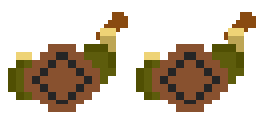
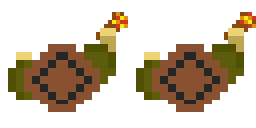
Revision of a layered 256x128 image; what changed, layer by layer:
added layer "Layer 1 copy" (1st of 2) above "Layer 2" over [240, 12, 256, 28]
added layer "Layer 2" above "Layer 1 copy" over [112, 12, 128, 28]
hid "Layer 1 copy" (2nd of 2) over [240, 12, 256, 28]
hid "Layer 1" over [112, 12, 128, 28]
